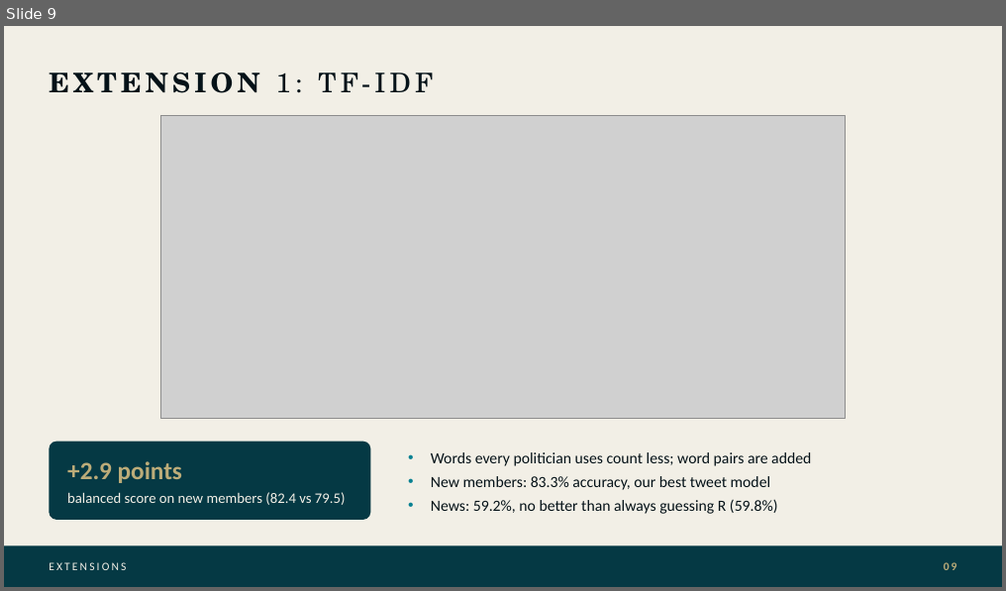
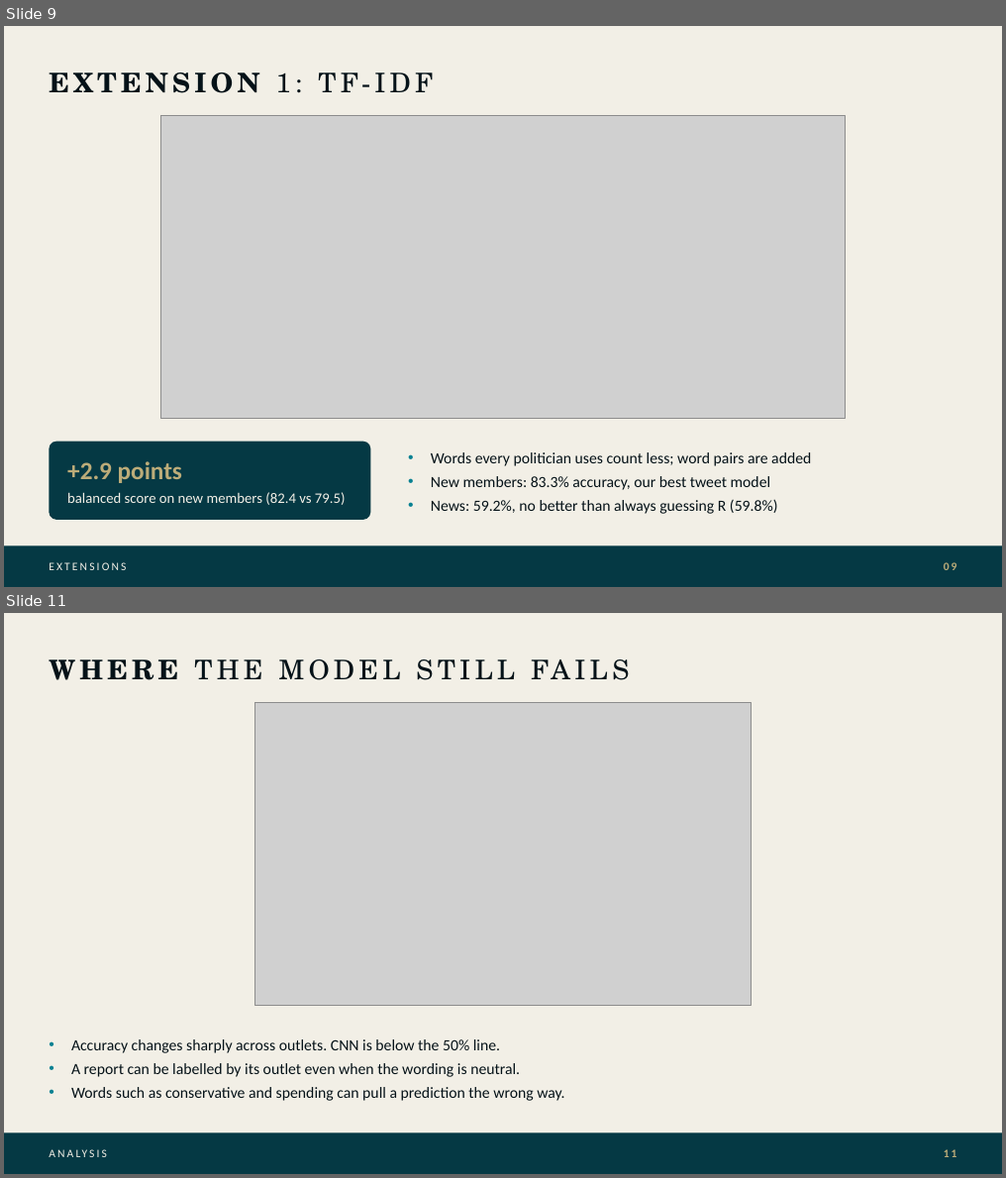
Before and after one commit to SonuAkash-collab/news-political-bias-classifier, a slide deck: docs/slides/deck.pptx. Shown one above the other, each under a label of ours: slide 9 before the commit, slides 9 and 11 after it; the slides between them are not shown. The pictures are 1006x591 and 1006x1178 pixels, drawn with LibreOffice and Linux fonts; fonts in the diff are those of the drawing; grey boxes stand for pictures. Boxes give left, top, right and bottom in pixels: in the first picture for what was removed or moved away, otherwise in the second. Text is boxed around its words. In the diff, an @@ line names an element or a change of style, - is before the commit and + after.

```diff
--- a/docs/slides/deck.pptx
+++ b/docs/slides/deck.pptx
@@ slide 11 added at (x1=4, y1=613, x2=1002, y2=1174), background #F2EFE6 @@
@@ picture added at (x1=254, y1=703, x2=751, y2=1006) @@
@@ text added at (x1=71, y1=1040, x2=564, y2=1101), 15 pt, text #051218 @@
+• Accuracy changes sharply across outlets. CNN is below the 50% line.
+• A report can be labelled by its outlet even when the wording is neutral.
+• Words such as conservative and spending can pull a prediction the wrong way.
@@ text added at (x1=418, y1=1040, x2=439, y2=1051), 26 pt, text #051218 @@
+WHERE THE MODEL STILL FAILS
@@ rectangle added at (x1=4, y1=1134, x2=1002, y2=1174), fill #053944 @@
@@ text added at (x1=49, y1=1134, x2=648, y2=1174), 11 pt, text #F2EFE6 @@
+ANALYSIS
@@ text added at (x1=944, y1=1150, x2=957, y2=1157), 11 pt, text #BCAC79, bold @@
+11
```
Also in this commit, not shown: 7 other slides added, 1 slide removed.
